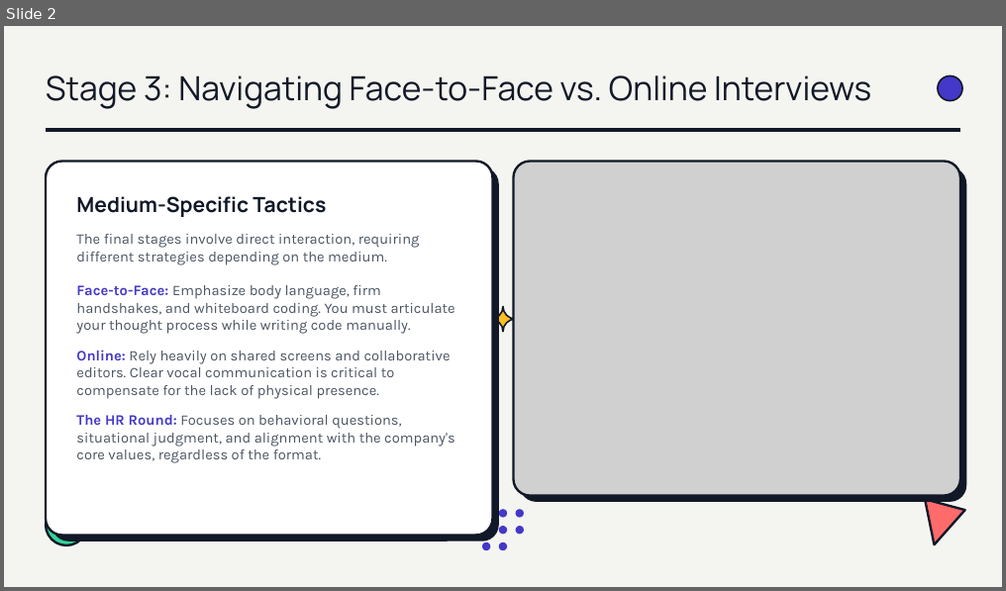
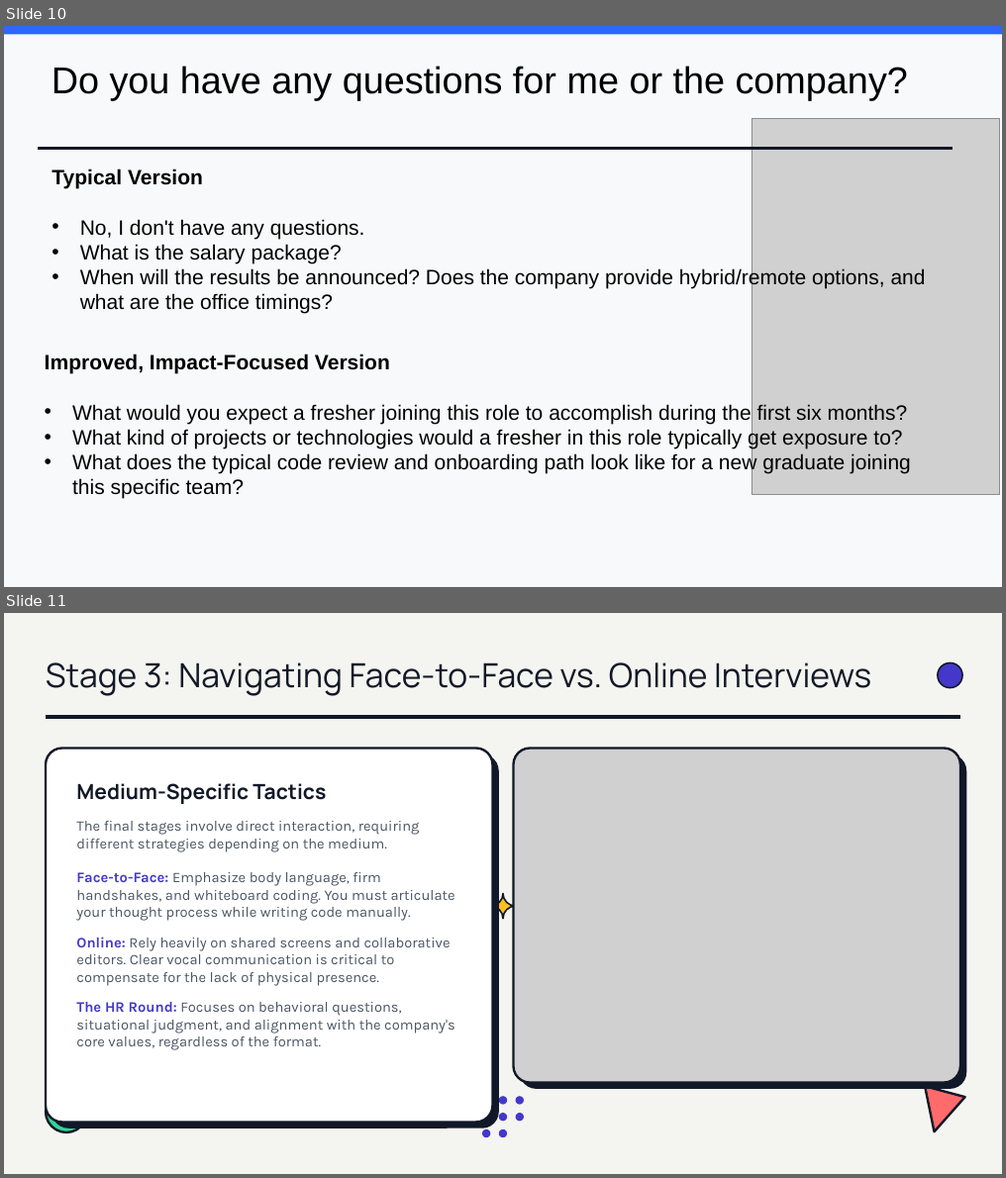
Before and after one commit to brinda-25/workshop, a slide deck: Day4/Mastering_Interview.pptx. Shown one above the other, each under a label of ours: slide 2 before the commit, slides 10 and 11 after it. The pictures are 1006x591 and 1006x1178 pixels, drawn with LibreOffice and Linux fonts; fonts in the diff are those of the drawing; grey boxes stand for pictures; background and template pictures are left out. Boxes give left, top, right and bottom in pixels: in the first picture for what was removed or moved away, otherwise in the second. Text is boxed around its words. In the diff, an @@ line names an element or a change of style, - is before the commit and + after.

Commit message:
added behavioral questions

```diff
--- a/Day4/Mastering_Interview.pptx
+++ b/Day4/Mastering_Interview.pptx
@@ slide 10 added at [4,26,1002,587], background picture (left out) @@
@@ rectangle added at [4,26,1002,587], fill #F8F9FA @@
@@ rectangle added at [4,26,1002,34], fill #2D68FE @@
@@ text added at [52,66,908,101], 36 pt, text #000000 @@
+Do you have any questions for me or the company?
@@ picture added at [751,119,1000,495] @@
@@ line added from (38, 148) to (953, 148), #111827 3 pt @@
@@ text added at [52,169,926,314], 20 pt, text #000000 @@
+Typical Version
+• No, I don't have any questions.
+• What is the salary package?
+• When will the results be announced? Does the company provide hybrid/remote options, and what are the office timings?
@@ text added at [45,354,911,499], 20 pt, text #000000 @@
+Improved, Impact-Focused Version
+• What would you expect a fresher joining this role to accomplish during the first six months?
+• What kind of projects or technologies would a fresher in this role typically get exposure to?
+• What does the typical code review and onboarding path look like for a new graduate joining this specific team?
@@ what was slide 2 is now slide 11 @@
```
Also in this commit, not shown: 8 other slides added.
